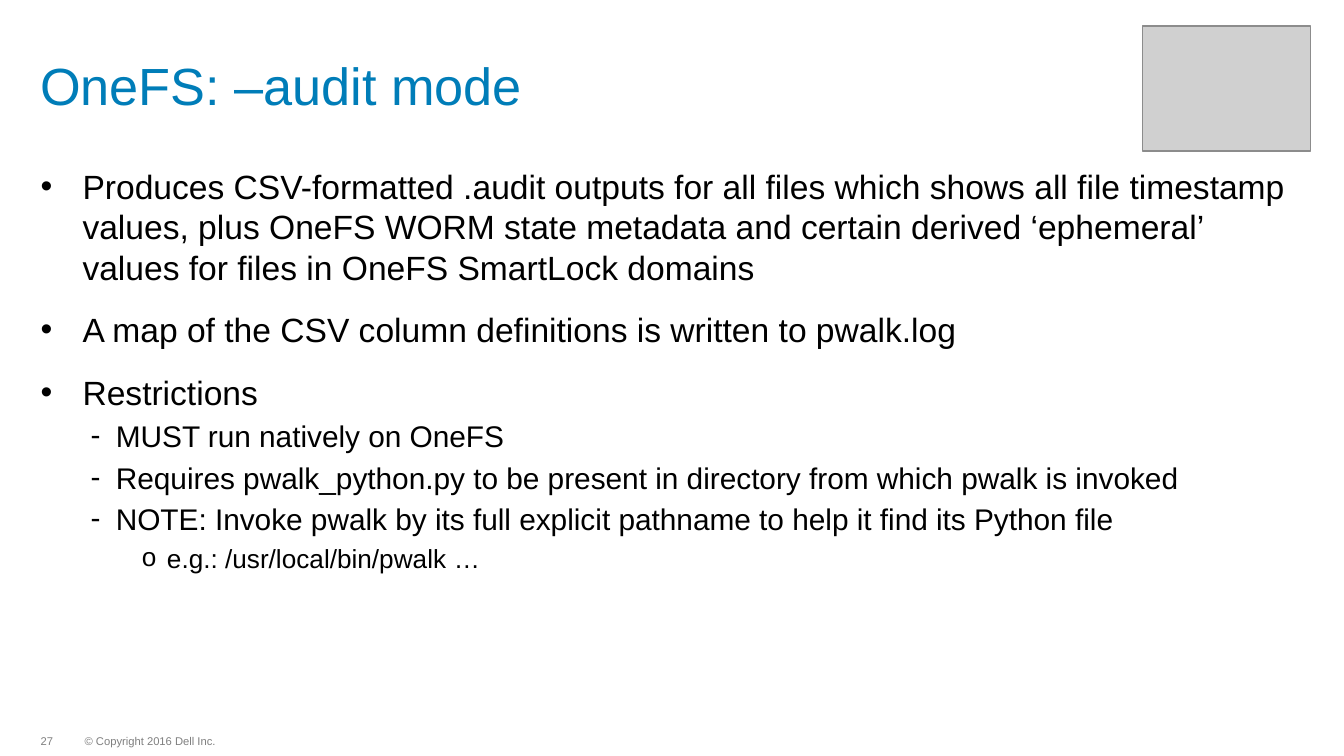
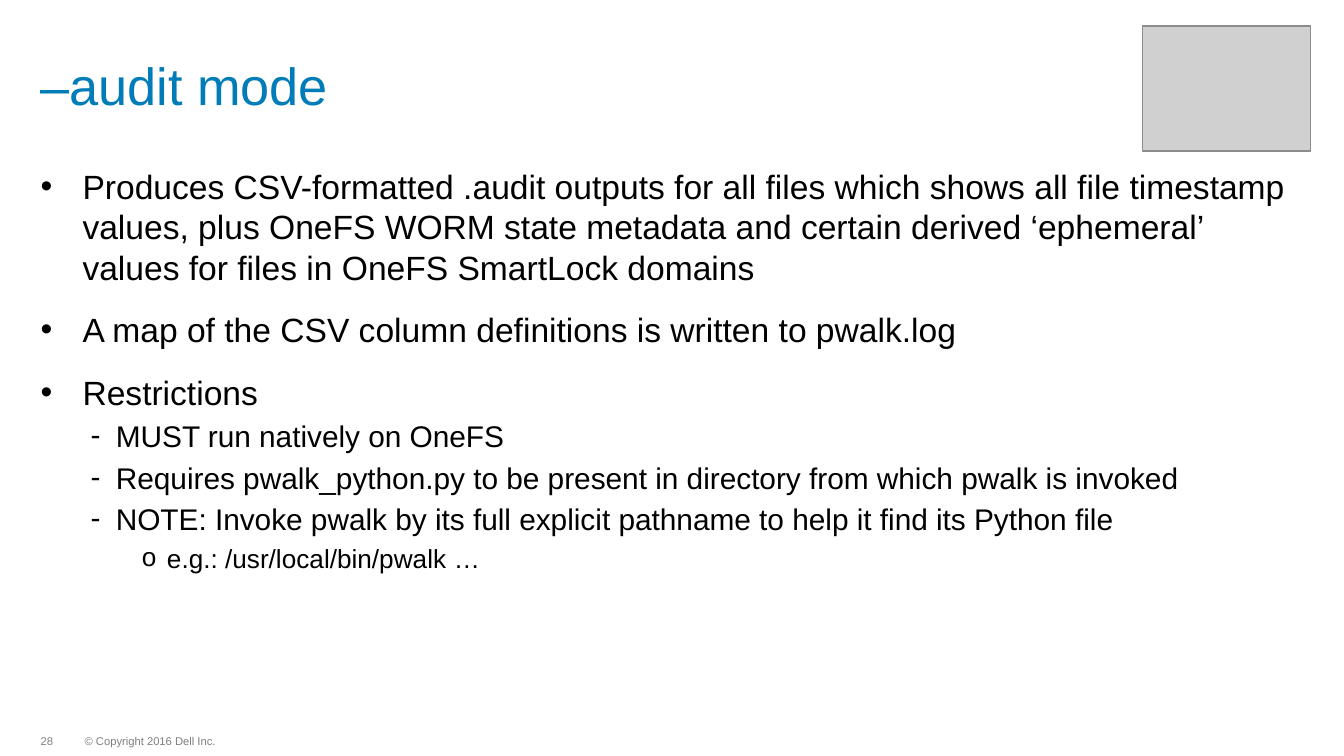
Before and after one commit to WhizBob/pwalk, a slide deck: slide 28 of doc/pwalk_slides.pptx (slide 27 before the commit). Drawn at 1344x756 pixels with LibreOffice and Linux fonts; fonts in the diff are those of the drawing; grey boxes stand for pictures; background and template pictures are left out. Boxes give left, top, right and bottom in pixels: in the first picture for what was removed or moved away, otherwise in the second. Text is boxed around its words. In the diff, an @@ line names an element or a change of style, - is before the commit and + after.

```diff
--- a/doc/pwalk_slides.pptx
+++ b/doc/pwalk_slides.pptx
@@ title at [40,67,328,106]: text changed @@
-OneFS: –audit mode
+–audit mode
@@ page number at [41,737,53,745]: text changed @@
-27
+28
```
Also in this commit, not shown: 12 other slides changed, 1 slide added, 1 other file.
